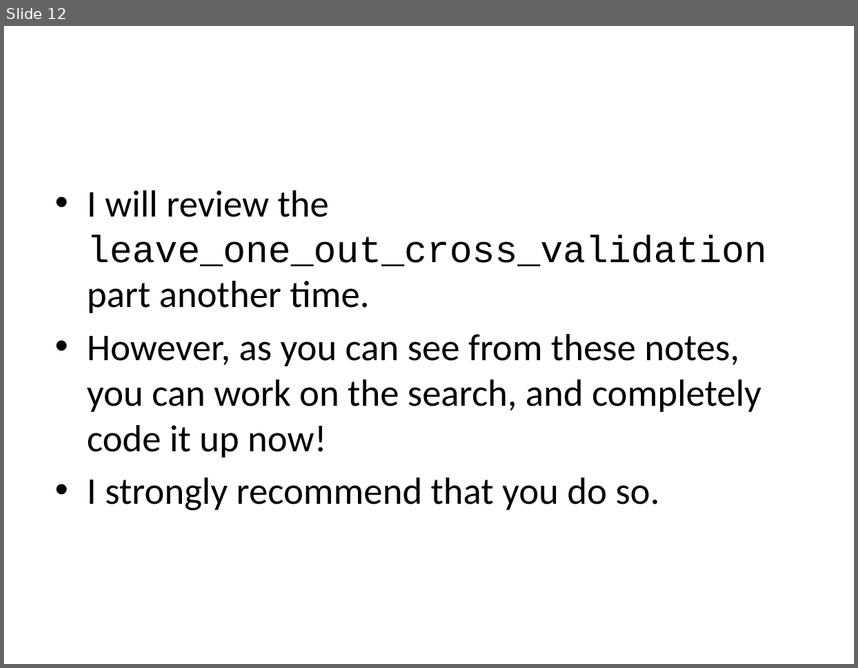
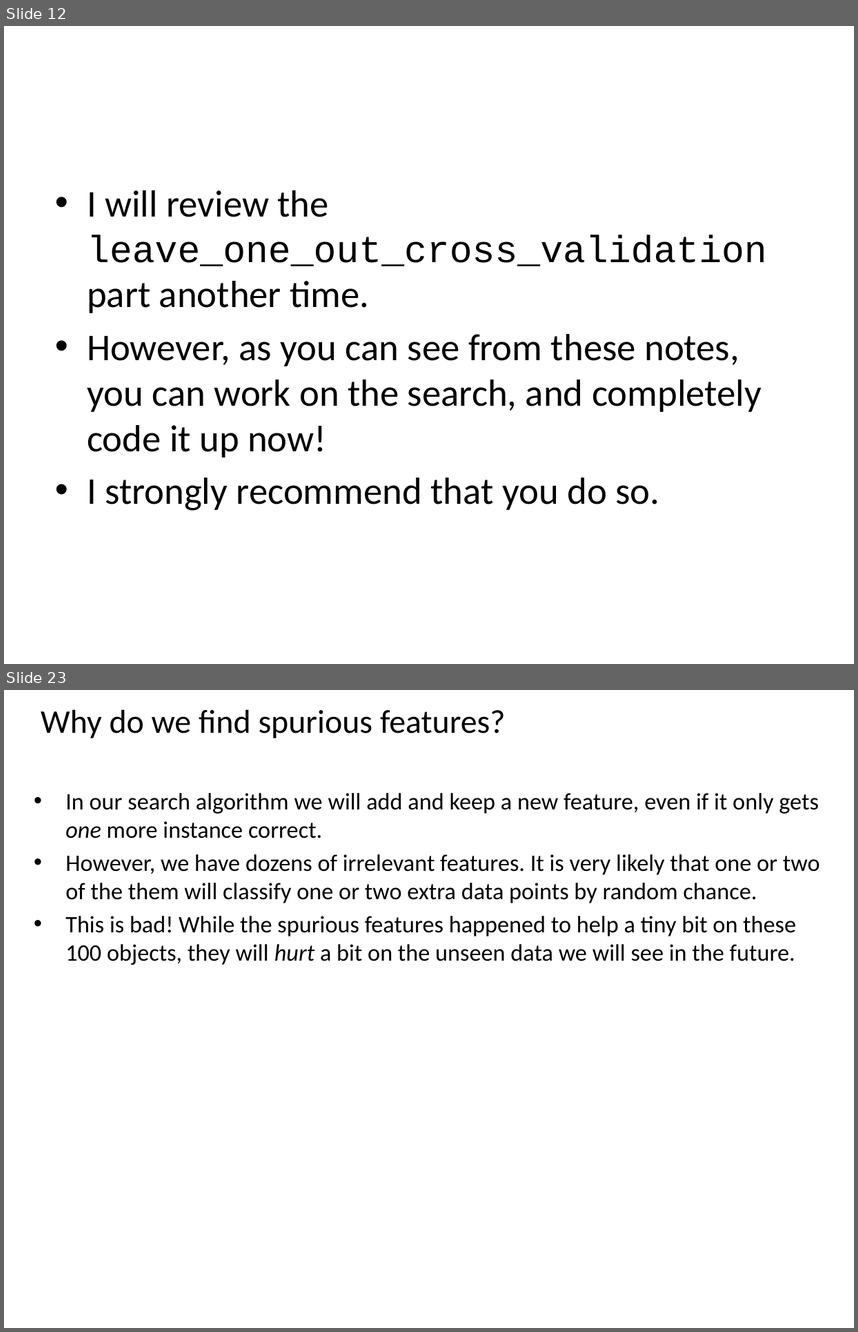
Before and after one commit to ader003/cs170-FSwNN, a slide deck: Project 2 Specifications/Project_2_hints.pptx. Shown one above the other, each under a label of ours: slide 12 before the commit, slides 12 and 23 after it; the slides between them are not shown. The pictures are 858x668 and 858x1332 pixels, drawn with LibreOffice and Linux fonts; fonts in the diff are those of the drawing. Boxes give left, top, right and bottom in pixels: in the first picture for what was removed or moved away, otherwise in the second. Text is boxed around its words. In the diff, an @@ line names an element or a change of style, - is before the commit and + after.

```diff
--- a/Project 2 Specifications/Project_2_hints.pptx
+++ b/Project 2 Specifications/Project_2_hints.pptx
@@ slide 23 added at (x1=4, y1=690, x2=854, y2=1328), background #FFFFFF @@
@@ text added at (x1=41, y1=709, x2=506, y2=738), 28 pt, text #000000 @@
+Why do we find spurious features?
@@ text added at (x1=65, y1=793, x2=820, y2=965), 20 pt, text #000000 @@
+• In our search algorithm we will add and keep a new feature, even if it only gets one more instance correct.
+• However, we have dozens of irrelevant features. It is very likely that one or two of the them will classify one or two extra data points by random chance.
+• This is bad! While the spurious features happened to help a tiny bit on these 100 objects, they will hurt a bit on the unseen data we will see in the future.
```
Also in this commit, not shown: 20 other slides added, 8 other files.
